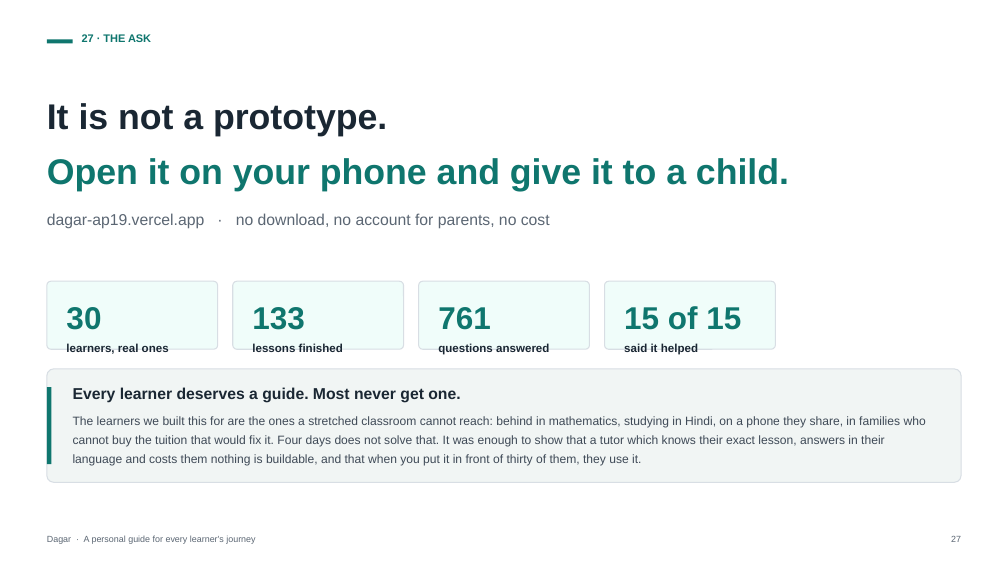
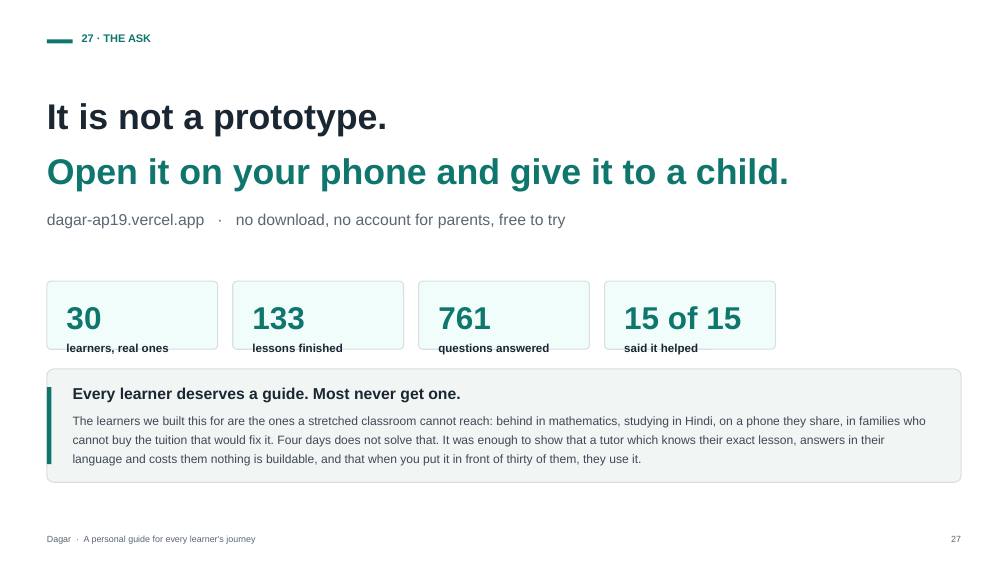
Before and after one commit to ap9650/dagar, a slide deck: slide 27 of docs/deck/Dagar-Pitch-Deck.pptx. Drawn at 1008x567 pixels with LibreOffice and Linux fonts; fonts in the diff are those of the drawing. Boxes give left, top, right and bottom in pixels: in the first picture for what was removed or moved away, otherwise in the second. Text is boxed around its words. In the diff, an @@ line names an element or a change of style, - is before the commit and + after.

```diff
--- a/docs/deck/Dagar-Pitch-Deck.pptx
+++ b/docs/deck/Dagar-Pitch-Deck.pptx
@@ text at bbox=[47, 213, 565, 229]: text changed @@
-dagar-ap19.vercel.app · no download, no account for parents, no cost
+dagar-ap19.vercel.app · no download, no account for parents, free to try
```
Also in this commit, not shown: 6 other slides changed, 6 other files.
